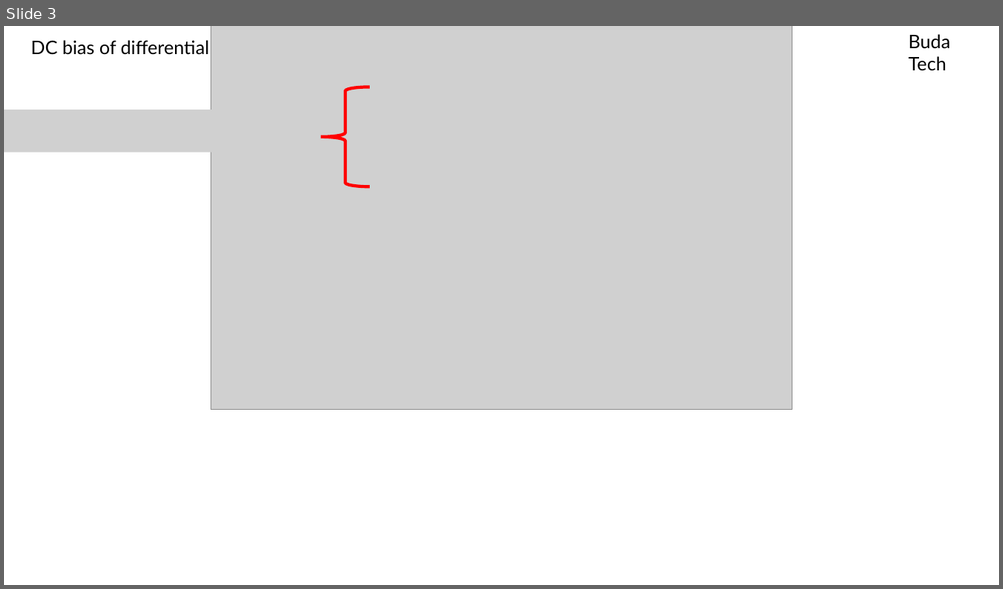
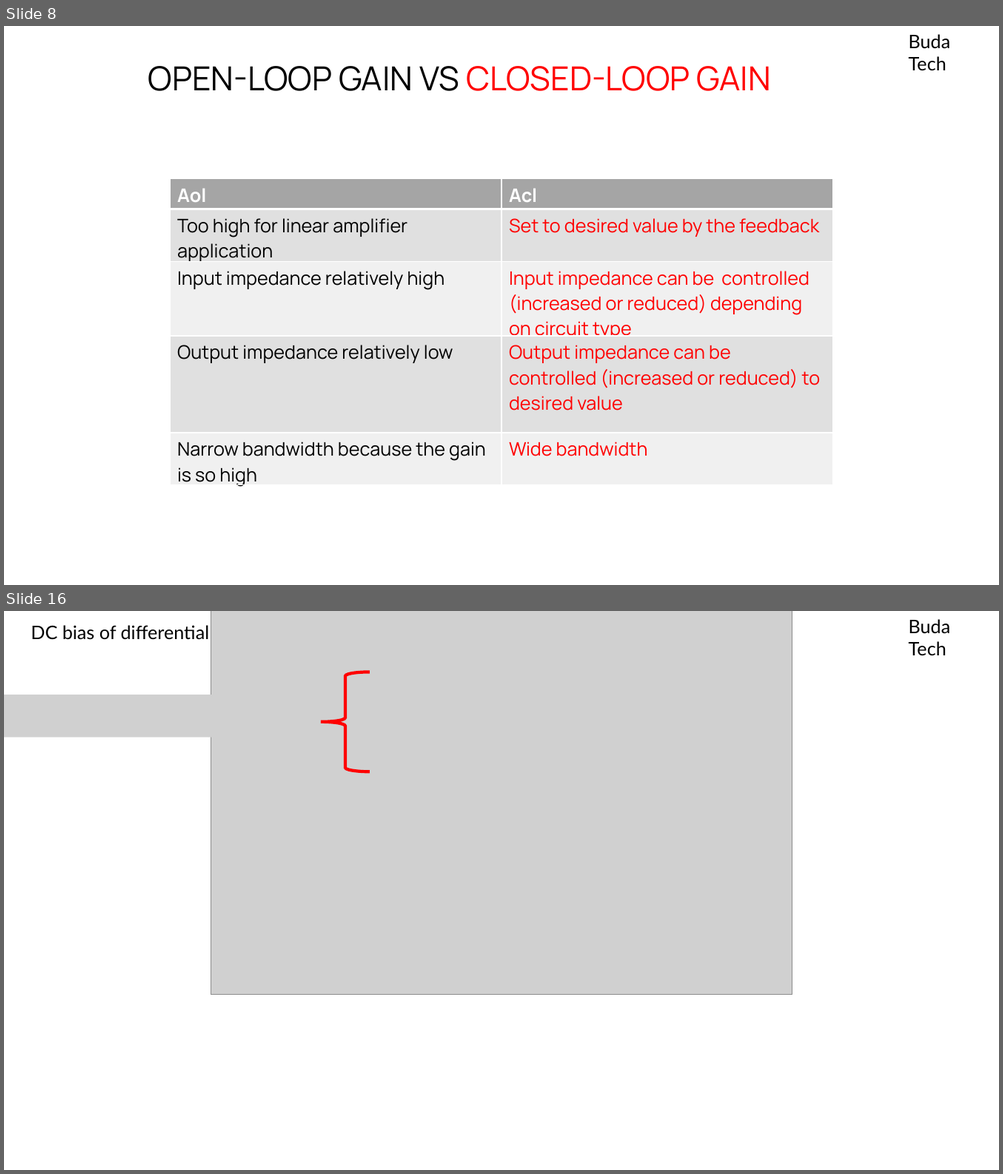
Before and after one commit to MaliusMartin/Budatech-Academy, a slide deck: OPAMPS/OPAMPS.pptx. Shown one above the other, each under a label of ours: slide 3 before the commit, slides 8 and 16 after it; the slides between them are not shown. The pictures are 1003x589 and 1003x1174 pixels, drawn with LibreOffice and Linux fonts; fonts in the diff are those of the drawing; grey boxes stand for pictures. Boxes give left, top, right and bottom in pixels: in the first picture for what was removed or moved away, otherwise in the second. Text is boxed around its words. In the diff, an @@ line names an element or a change of style, - is before the commit and + after.

```diff
--- a/OPAMPS/OPAMPS.pptx
+++ b/OPAMPS/OPAMPS.pptx
@@ slide 8 added at bbox=[4, 26, 999, 585], background #FFFFFF @@
@@ text added at bbox=[908, 34, 950, 70], 18 pt, text #000000 @@
+Buda Tech
@@ text added at bbox=[148, 66, 771, 91], 32 pt, text #000000 @@
+OPEN-LOOP GAIN VS CLOSED-LOOP GAIN
@@ table added at bbox=[170, 179, 832, 508], 5 rows, 2 columns @@
+Aol | Acl
+Too high for linear amplifier application | Set to desired value by the feedback
+Input impedance relatively high | Input impedance can be controlled (increased or reduced) depending on circuit type
+Output impedance relatively low | Output impedance can be controlled (increased or reduced) to desired value
+Narrow bandwidth because the gain is so high | Wide bandwidth
@@ what was slide 3 is now slide 16 @@
```
Also in this commit, not shown: 2 slides changed, 12 other slides added, 32 other files.
